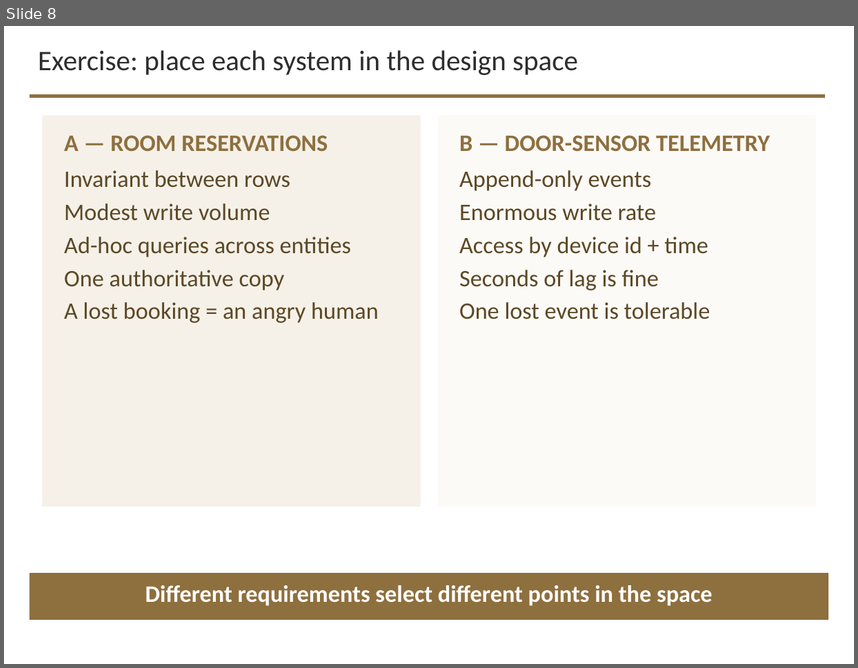
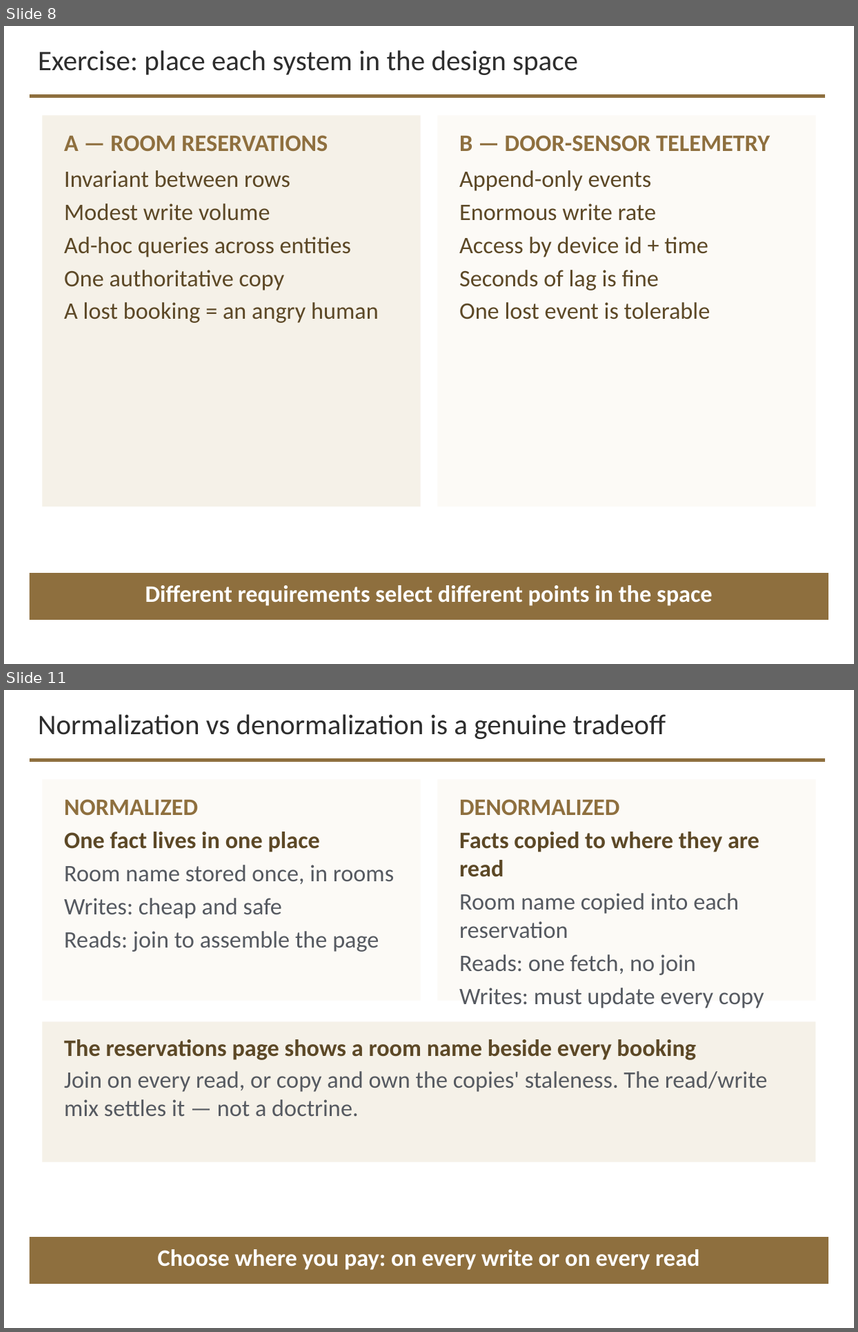
Before and after one commit to davisjam/model-based-agentic-software-engineering, a slide deck: course/lectures/act-3-software-in-the-world/02-compute-environments-and-data-management/3-2-Data-Management.pptx. Shown one above the other, each under a label of ours: slide 8 before the commit, slides 8 and 11 after it; the slides between them are not shown. The pictures are 858x668 and 858x1332 pixels, drawn with LibreOffice and Linux fonts; fonts in the diff are those of the drawing; background and template pictures are left out. Boxes give left, top, right and bottom in pixels: in the first picture for what was removed or moved away, otherwise in the second. Text is boxed around its words. In the diff, an @@ line names an element or a change of style, - is before the commit and + after.

```diff
--- a/course/lectures/act-3-software-in-the-world/02-compute-environments-and-data-management/3-2-Data-Management.pptx
+++ b/course/lectures/act-3-software-in-the-world/02-compute-environments-and-data-management/3-2-Data-Management.pptx
@@ slide 11 added at <box>4,690,854,1328</box>, background #FFFFFF; not listed: 1 template element that a slide beside it also shows @@
@@ text added at <box>38,714,666,739</box>, 24 pt, text #2D2D2D @@
+Normalization vs denormalization is a genuine tradeoff
@@ rectangle added at <box>42,779,421,1000</box>, fill #FCFAF6 @@
@@ rectangle added at <box>437,779,816,1000</box>, fill #FCFAF6 @@
@@ text added at <box>64,799,394,952</box>, 20 pt, text #555960 @@
+NORMALIZED
+One fact lives in one place
+Room name stored once, in rooms
+Writes: cheap and safe
+Reads: join to assemble the page
@@ text added at <box>459,799,764,1008</box>, 20 pt, text #555960 @@
+DENORMALIZED
+Facts copied to where they are read
+Room name copied into each reservation
+Reads: one fetch, no join
+Writes: must update every copy
@@ rectangle added at <box>42,1021,816,1162</box>, fill #F5F1E8 @@
@@ text added at <box>64,1039,768,1116</box>, 20 pt, text #555960 @@
+The reservations page shows a room name beside every booking
+Join on every read, or copy and own the copies' staleness. The read/write mix settles it — not a doctrine.
@@ rectangle added at <box>30,1236,829,1283</box>, fill #8E6F3E @@
@@ text added at <box>158,1249,700,1270</box>, 20 pt, text #FFFFFF, bold @@
+Choose where you pay: on every write or on every read
```
Also in this commit, not shown: 3 other slides added.
